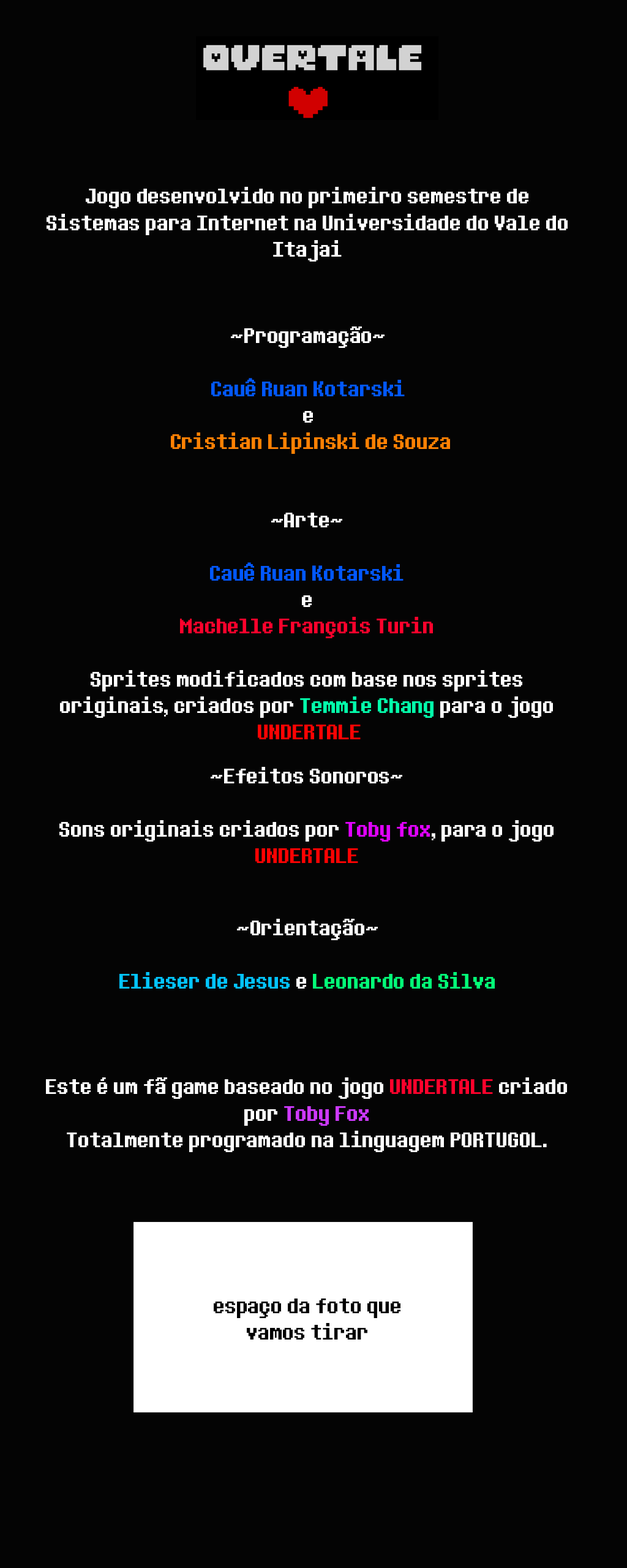
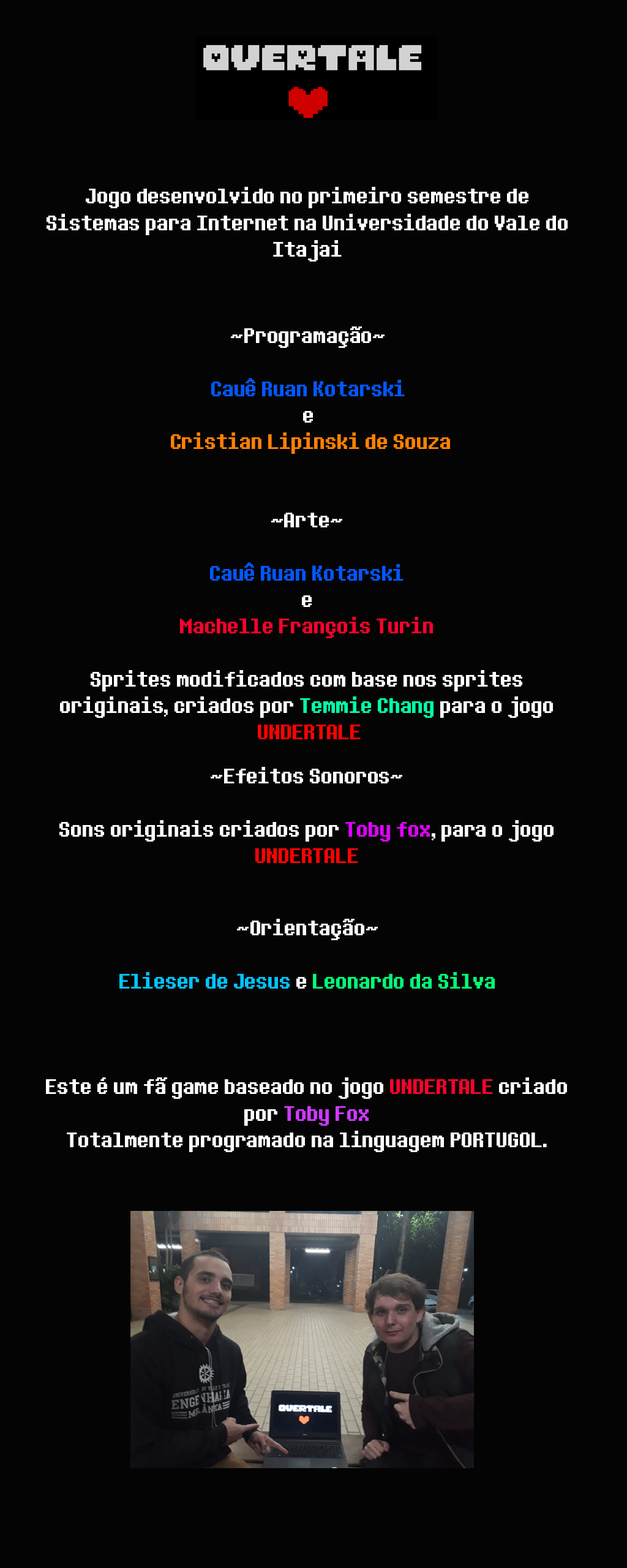
Revision of a layered (627, 1568) image; what changed, layer by layer:
added layer "Camada 3" above "Este é um fã game baseado no jogo UNDERTALE criado por Toby Fox" over (x1=130, y1=1210, x2=475, y2=1469)
